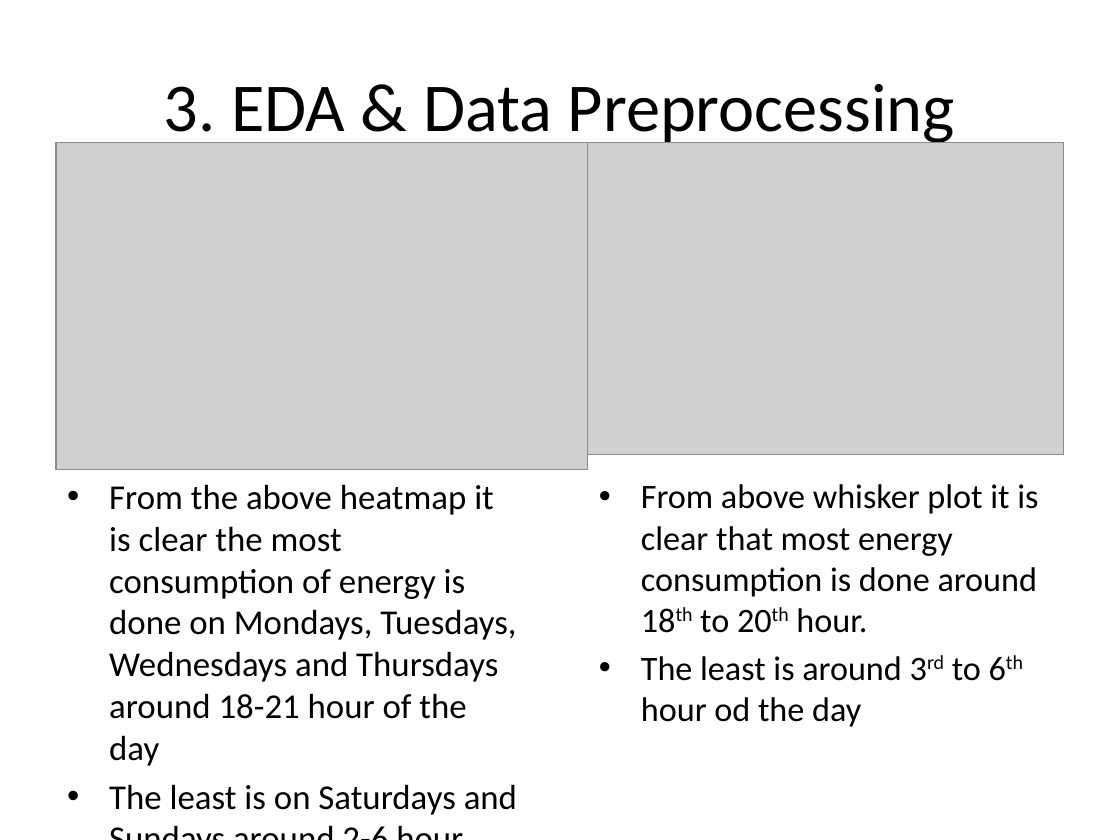
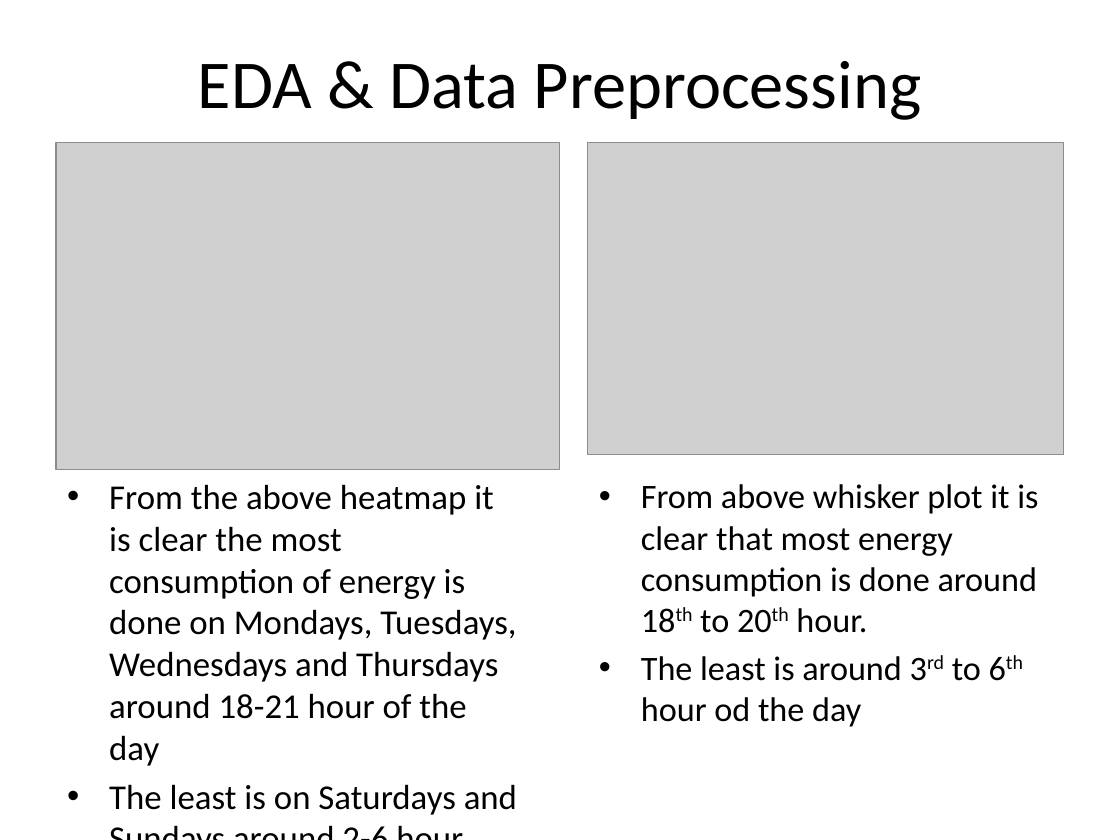
Before and after one commit to rizz045/Energy_Demand_Forecasting_Using_Time_Series_Analysis, a slide deck: slide 7 of Energy_Demand_Forecasting_Report.pptx. Drawn at 1120x840 pixels with LibreOffice and Linux fonts; fonts in the diff are those of the drawing; grey boxes stand for pictures. Boxes give left, top, right and bottom in pixels: in the first picture for what was removed or moved away, otherwise in the second. Text is boxed around its words. In the diff, an @@ line names an element or a change of style, - is before the commit and + after.

```diff
--- a/Energy_Demand_Forecasting_Report.pptx
+++ b/Energy_Demand_Forecasting_Report.pptx
@@ title at (198, 61, 921, 120): text changed @@
-3. EDA & Data Preprocessing
+EDA & Data Preprocessing
@@ picture: place and size @@
-picture at (56, 142, 588, 469)
+picture at (56, 142, 560, 469)
```
Also in this commit, not shown: 10 other slides changed, 2 slides added, 1 slide removed.
